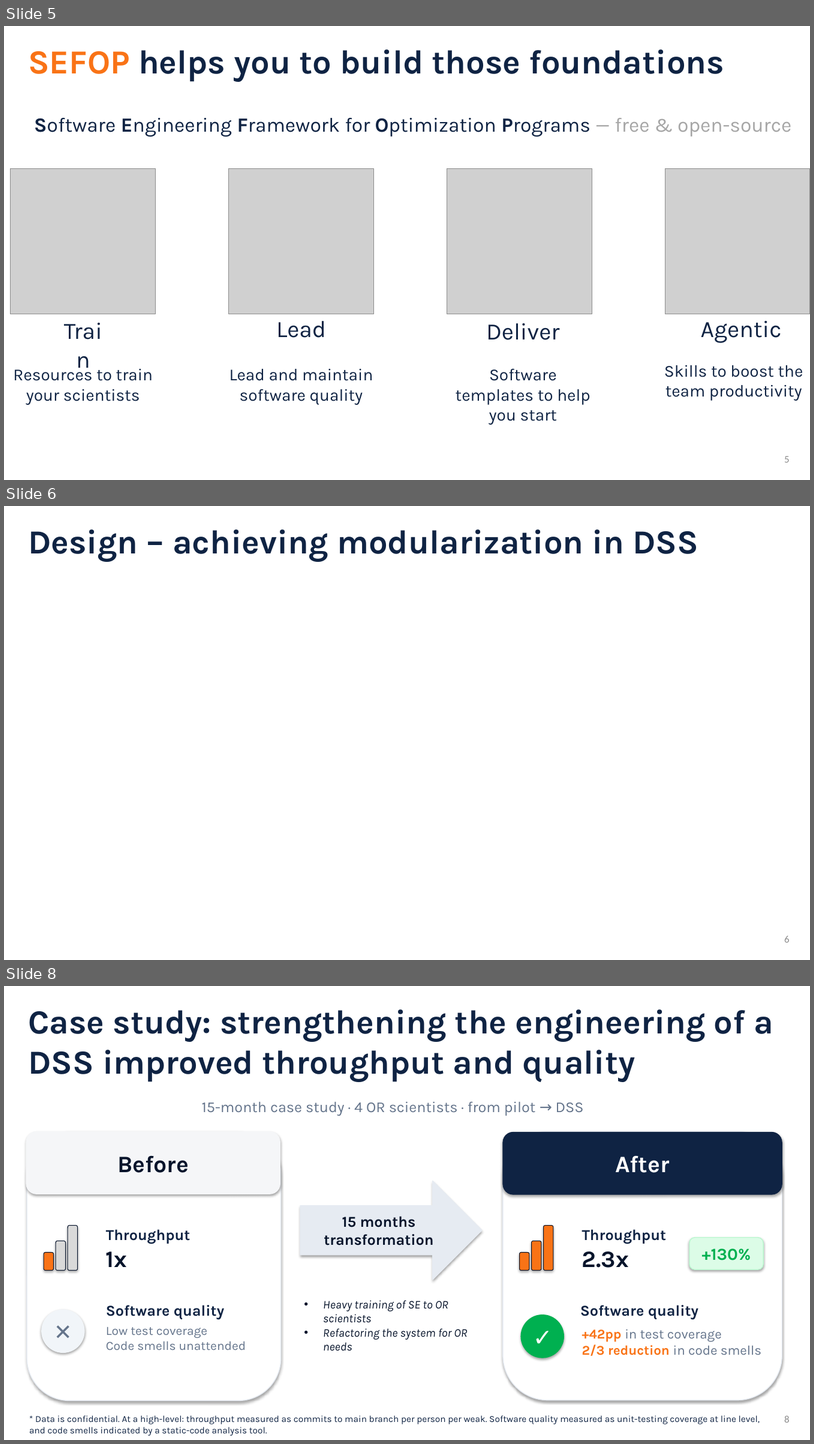
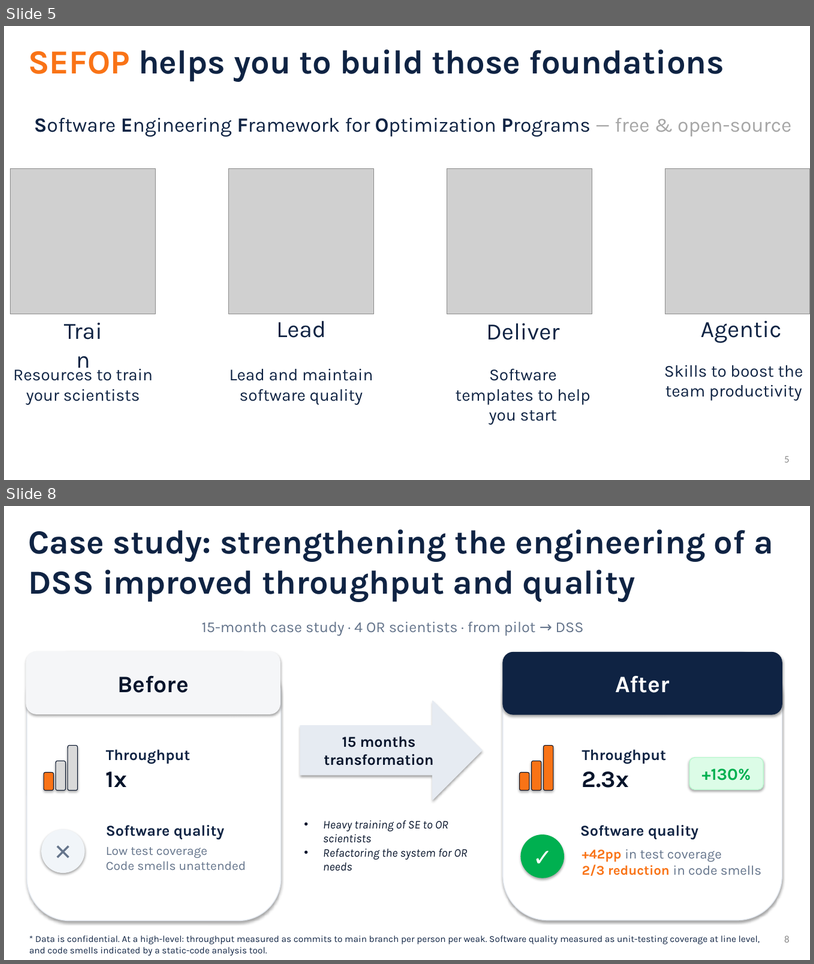
Before and after one commit to sefop/sefop-training-hub, a slide deck: workshops/2026-11-01-informs-annual-meeting/SEFOP Informs Annual Meeting 2026.pptx. Shown one above the other, each under a label of ours: slides 5, 6 and 8 before the commit, slides 5 and 8 after it; the slides between them are not shown. The pictures are 814x1444 and 814x964 pixels, drawn with LibreOffice and Linux fonts; fonts in the diff are those of the drawing; grey boxes stand for pictures. Boxes give left, top, right and bottom in pixels: in the first picture for what was removed or moved away, otherwise in the second. Text is boxed around its words. In the diff, an @@ line names an element or a change of style, - is before the commit and + after.

```diff
--- a/workshops/2026-11-01-informs-annual-meeting/SEFOP Informs Annual Meeting 2026.pptx
+++ b/workshops/2026-11-01-informs-annual-meeting/SEFOP Informs Annual Meeting 2026.pptx
@@ slide 6 removed at [4,506,810,960], background #FFFFFF @@
@@ text removed at [28,529,699,562] @@
-Design – achieving modularization in DSS
@@ page number removed at [785,936,789,942] @@
-6
```
Also in this commit, not shown: 1 slide changed, 2 slides added, 1 other slide removed.
